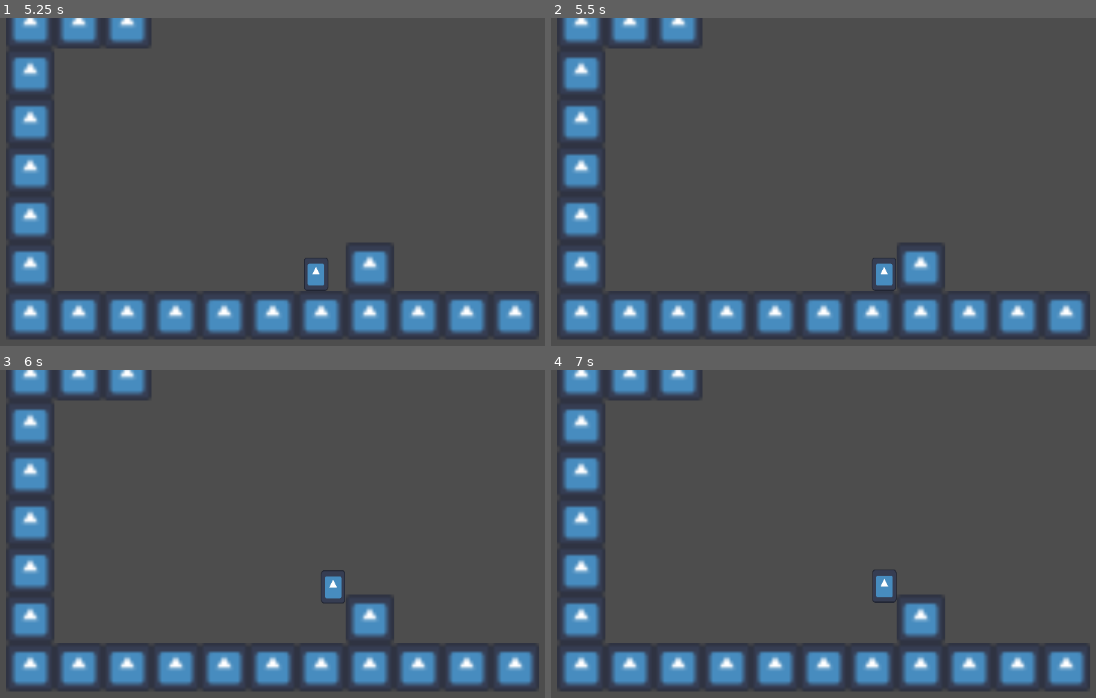
Above: before the commit, frames 1-4 (two rows, left to right).
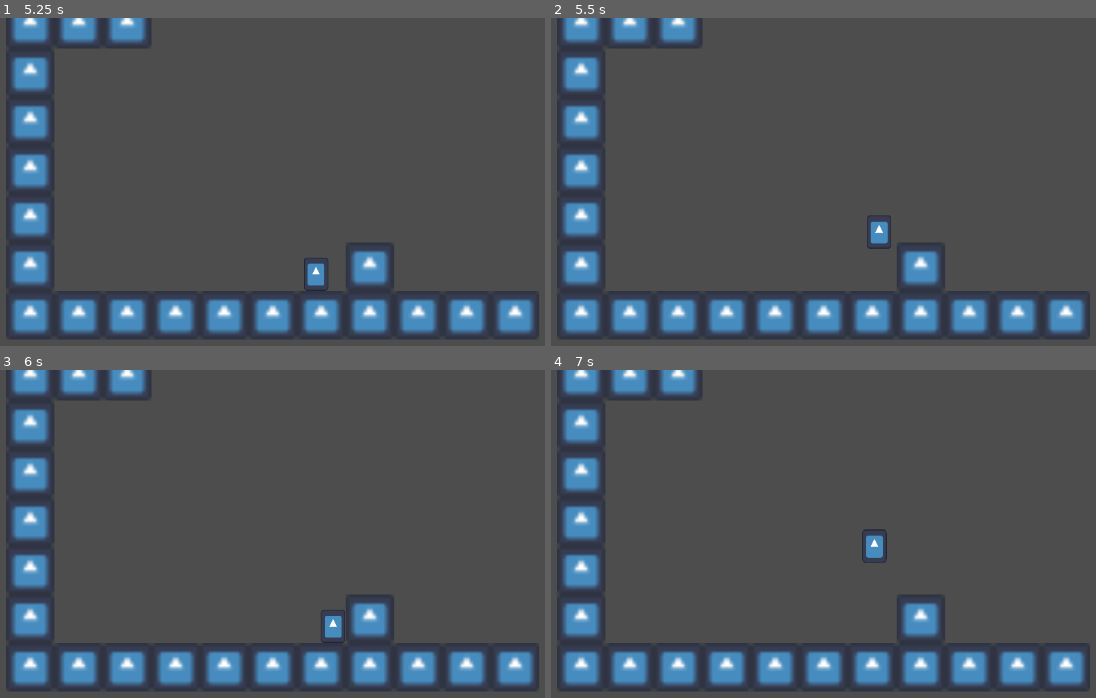
Above: after the commit, the same moments.

Repository: Shuflduf/Olympus
Game: Godot game, scene res://Scenes/world.tscn
The game is run twice, just before and just after one commit, with the same random seed, the same clock (stepped at 60 frames per second) and the same inputs. The engine's default icon, where the game draws it, is replaced by a stand-in: a white triangle on a blue panel in a dark square.
Inputs:
- Up to frame 1 (5.25 s): tap Enter at 0.5 s; hold Z (climb) 0.53-1.28 s; hold Right (right) 0.53-2.03 s; tap C (jump) at 0.77, 0.8, 1.07, 1.35, 1.52, 1.82, 2.3, 3.02, 3.32, 4.52, 4.82 s; tap Z (climb) at 1.55, 2.85, 4.35 s; hold Z (climb) 2.03-2.78 s; hold Left (left) 2.03-4.28 s; hold C (jump) 3.53-4.28 s; hold Right (right) from 4.28 s (still down); hold Z (climb) from 5.03 s (still down)
- Up to frame 2 (5.5 s): keep holding Right (right); keep holding Z (climb); tap C (jump) at 5.3 s
- Up to frame 3 (6 s): keep holding Right (right); tap Space at 5.75 s; release Z (climb) at 5.78 s; tap C (jump) at 5.85 s
- Up to frame 4 (7 s): keep holding Right (right); tap C (jump) at 6.02, 6.32, 6.77, 6.8 s; tap Z (climb) at 6.05 s; hold Z (climb) from 6.53 s (still down)

Frame 1 is identical in both runs. In frame 2, 0.6% of the frame differs, in the area x 57-64%, y 60-84%; in frame 3, 0.6%; in frame 4, 0.6%, in the area x 57-64%, y 48-72%.

Commit message:
jumping off of walls

Diff:
--- a/Scripts/player.gd
+++ b/Scripts/player.gd
@@ -36,6 +36,7 @@
 
 
 func handle_climbing(_delta: float) -> void:
+
     if !climbing:
         var dir := Input.get_axis(&"right", &"left")
         if dir > 0:
@@ -47,6 +48,10 @@
     if climbing:
         var dir := Input.get_axis(&"up", &"down") * climb_speed
         velocity.y = dir
+        if Input.is_action_just_pressed(&"jump"):
+            climbing = false
+            velocity.x += %SideCollision.position.x * -20
+            jump()
     print(climbing)
 
 
@@ -64,6 +69,8 @@
         velocity.x = move_toward(velocity.x, max_run * dir, run_reduce * mult * delta)
     else:
         velocity.x = move_toward(velocity.x, max_run * dir, run_accel * mult * delta)
+
+    walking = velocity.x != 0
 
 
 func handle_vertical(delta: float) -> void:
@@ -88,7 +95,11 @@
         jumping = false
 
     if is_on_floor() and Input.is_action_just_pressed(&"jump"):
-        current_jump_force = jump_speed
-        velocity.y = current_jump_force
-        var_jump_timer = var_jump_time
-        jumping = true
+        jump()
+
+
+func jump() -> void:
+    current_jump_force = jump_speed
+    velocity.y = current_jump_force
+    var_jump_timer = var_jump_time
+    jumping = true
